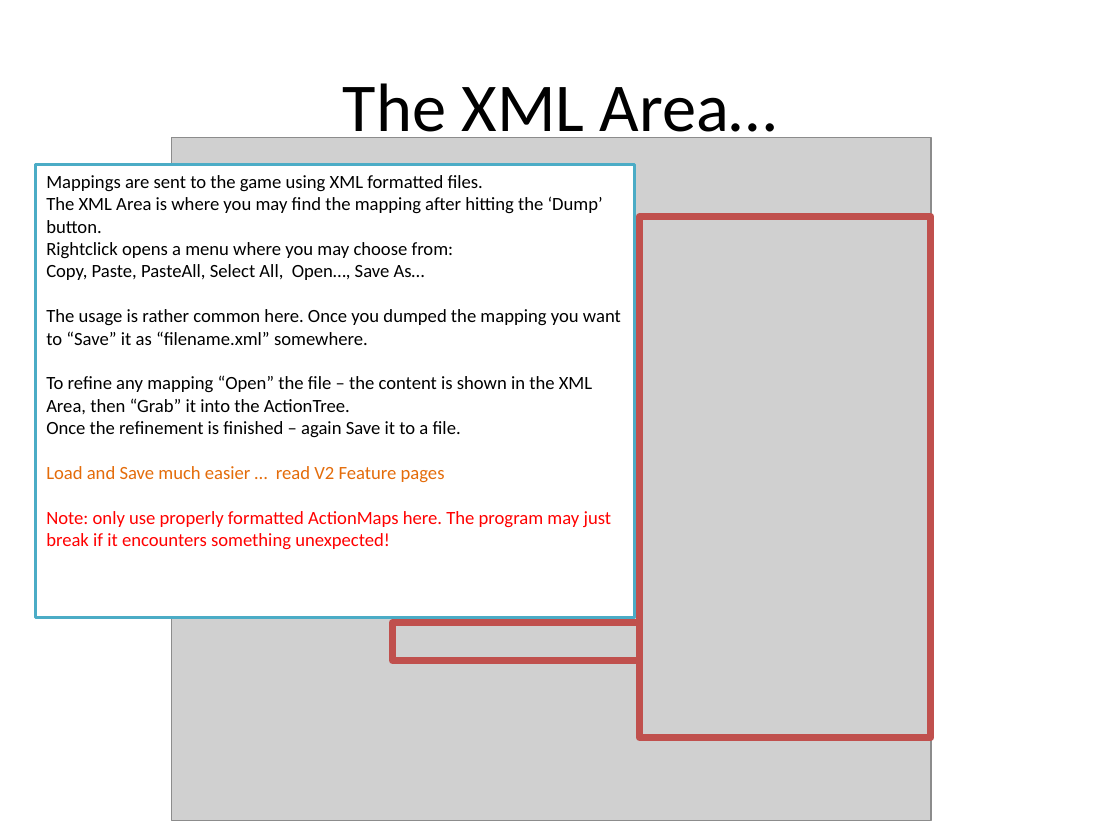
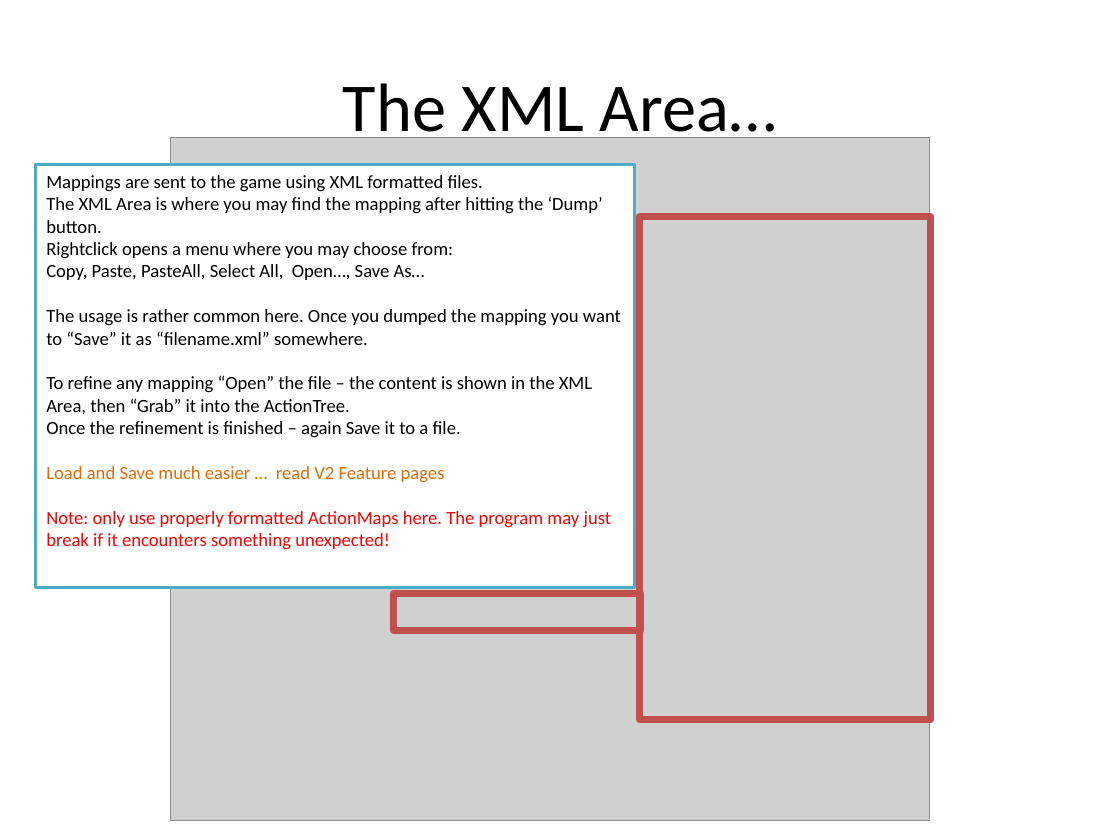
Before and after one commit to SCToolsfactory/SCJMapper-V2, a slide deck: slide 9 of doc/SCJMapper_QGuide.pptx. Drawn at 1120x840 pixels with LibreOffice and Linux fonts; fonts in the diff are those of the drawing; grey boxes stand for pictures. Boxes give left, top, right and bottom in pixels: in the first picture for what was removed or moved away, otherwise in the second. Text is boxed around its words. In the diff, an @@ line names an element or a change of style, - is before the commit and + after.

```diff
--- a/doc/SCJMapper_QGuide.pptx
+++ b/doc/SCJMapper_QGuide.pptx
@@ rectangle "Mappings are sent to the ..." resized from (x1=36, y1=165, x2=635, y2=618) to (x1=36, y1=165, x2=635, y2=588) @@
@@ rectangle resized from (x1=640, y1=216, x2=931, y2=737) to (x1=640, y1=216, x2=931, y2=719) @@
@@ rectangle moved from (x1=392, y1=623, x2=638, y2=661) to (x1=394, y1=594, x2=641, y2=632) @@
```
Also in this commit, not shown: 9 other slides changed, 1 slide added, 22 other files.
